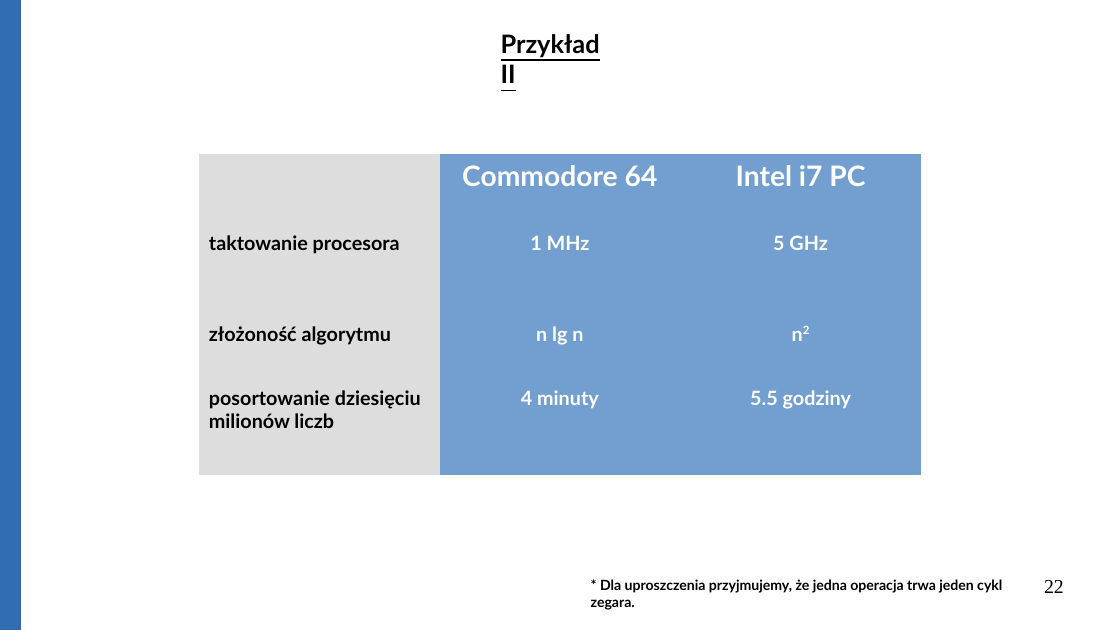
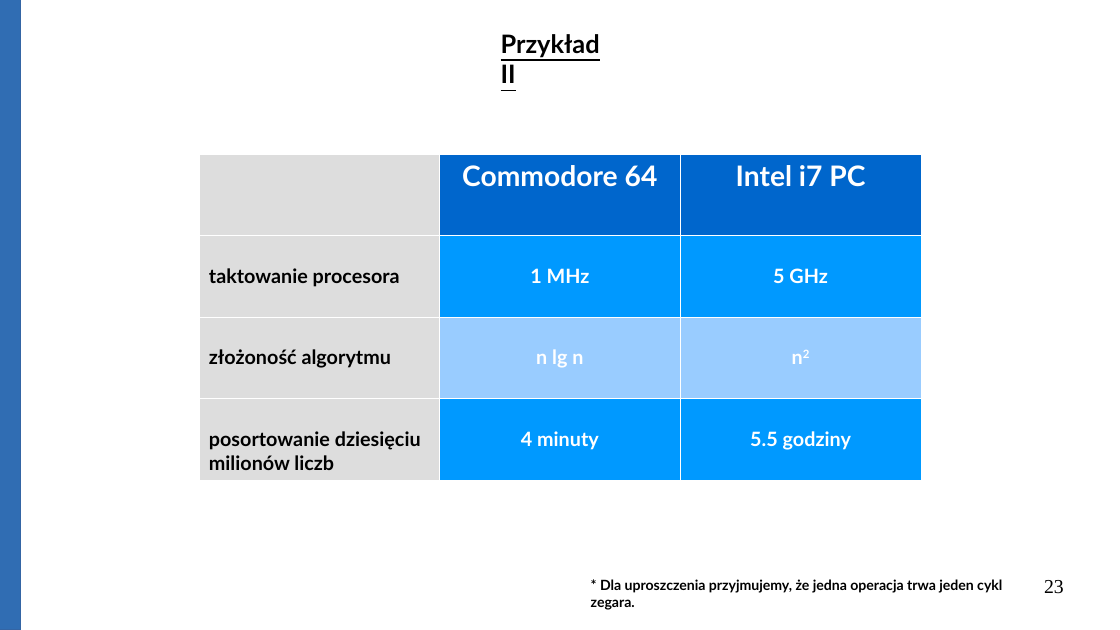
Before and after one commit to Michael-Wisniewski/algorithmic-workshop, a slide deck: slide 23 of gotowa.odp (slide 22 before the commit). Drawn at 1120x630 pixels with LibreOffice and Linux fonts; fonts in the diff are those of the drawing. Boxes give left, top, right and bottom in pixels: in the first picture for what was removed or moved away, otherwise in the second. Text is boxed around its words. In the diff, an @@ line names an element or a change of style, - is before the commit and + after.

```diff
--- a/gotowa.odp
+++ b/gotowa.odp
@@ table at (199,153,922,476) @@
@@ fill #729FCF to #0066CC in 2 cells @@
@@ fill #729FCF to #0099FF in 4 cells @@
@@ fill #729FCF to #99CCFF in 2 cells @@
@@ borders changed @@
@@ page number at (1044,580,1064,594): text changed @@
-22
+23
```
Also in this commit, not shown: 16 other slides changed, 11 slides added, 2 slides removed, 8 other files.
